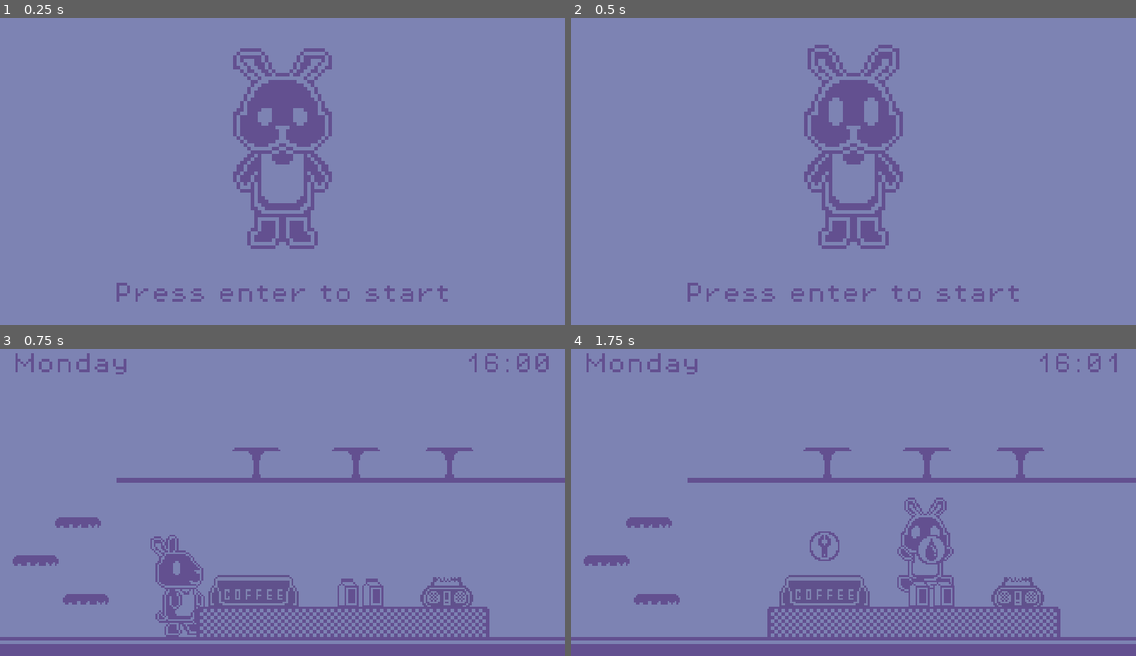
Above: before the commit, frames 1-4 (two rows, left to right).
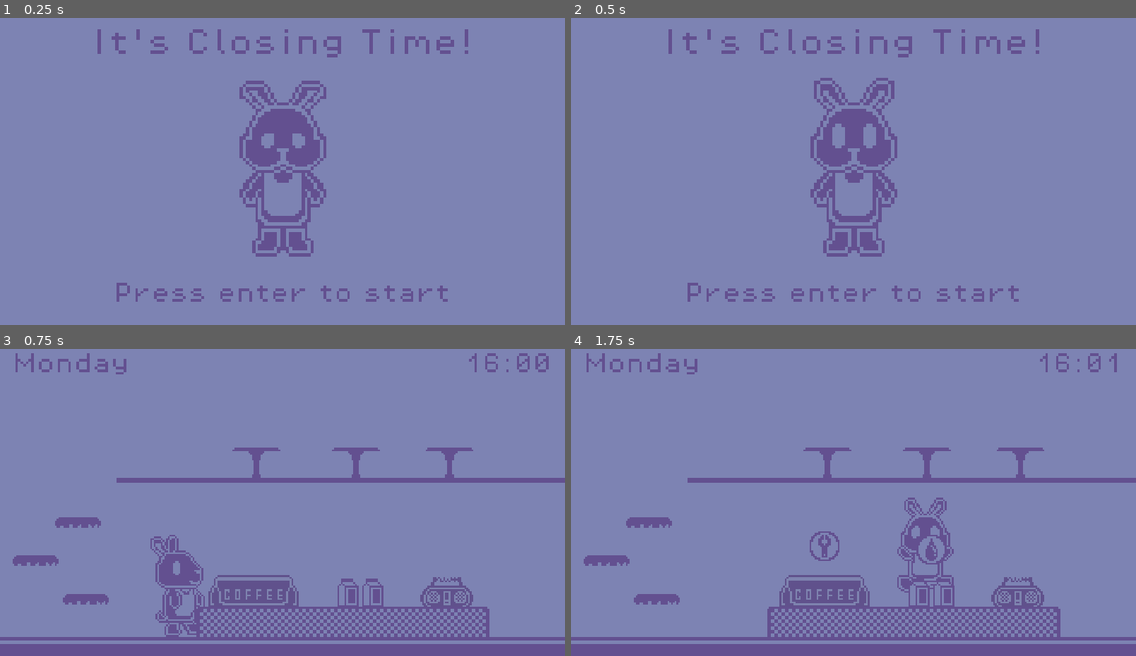
Above: after the commit, the same moments.

Repository: yndajas/1-bit-jam-2
Game: Godot game, scene res://scenes/menu.tscn
The game is run twice, just before and just after one commit, with the same random seed, the same clock (stepped at 60 frames per second) and the same inputs. Sound files missing from this copy of the repository are replaced by a short silence.
Inputs:
- Up to frame 1 (0.25 s): no input
- Up to frame 2 (0.5 s): no input
- Up to frame 3 (0.75 s): tap Enter (continue) at 0.5, 0.6 s; hold Right (move_right) from 0.53 s (still down)
- Up to frame 4 (1.75 s): keep holding Right (move_right); tap Space (jump) at 0.77, 1.52 s; tap Z (interact) at 1.35 s

The runs differ from the first frame. In frame 1, 6.1% of the frame differs, in the area x 17-83%, y 3-78%; in frame 2, 6.2%; in frame 3, nothing differs; in frame 4, nothing differs.

Commit message:
Add title

Diff:
--- a/project.godot
+++ b/project.godot
@@ -10,7 +10,7 @@
 
 [application]
 
-config/name="1-bit-jam-2"
+config/name="It's Closing Time!"
 run/main_scene="res://scenes/menu.tscn"
 config/features=PackedStringArray("4.1", "GL Compatibility")
 config/icon="res://assets/images/icon.png"
--- a/scenes/menu.tscn
+++ b/scenes/menu.tscn
@@ -22,9 +22,19 @@
 [node name="Menu" type="Node2D"]
 script = ExtResource("1_biwwy")
 
+[node name="Title" type="RichTextLabel" parent="."]
+offset_top = 24.0
+offset_right = 640.0
+offset_bottom = 56.0
+theme = ExtResource("4_ul0it")
+theme_override_colors/default_color = Color(0.388235, 0.313726, 0.564706, 1)
+theme_override_font_sizes/normal_font_size = 32
+bbcode_enabled = true
+text = "[center]It's Closing Time!"
+
 [node name="PlayerSprite" type="AnimatedSprite2D" parent="."]
-position = Vector2(320, 145)
-scale = Vector2(4, 4)
+position = Vector2(320, 170)
+scale = Vector2(3.5, 3.5)
 sprite_frames = SubResource("SpriteFrames_u1nu8")
 frame = 1
 frame_progress = 0.082792
Not shown, changed: TODO.md
